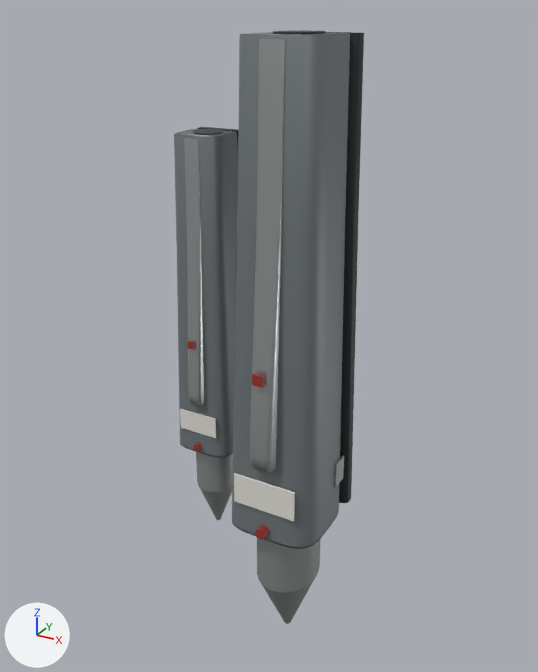
Before and after pictures for a commit that changed the glTF model dist/assets/equipment/anabolic-protoplaser.glb.
One viewpoint serves both versions: a 50 mm camera at (0.192, -0.359, 0.185) aimed at (0.008, -0.023, 0.018). Arrows for +X, +Y and +Z are at lower left; the lights stay in place. The picture after the commit comes second. Where no turn or scale is listed for an object, it has been applied to the vertices. Vertices at exactly the same position are counted once.

In view in the first picture: 'black', 'dark', 'grey', 'metal', 'red', 'white'.
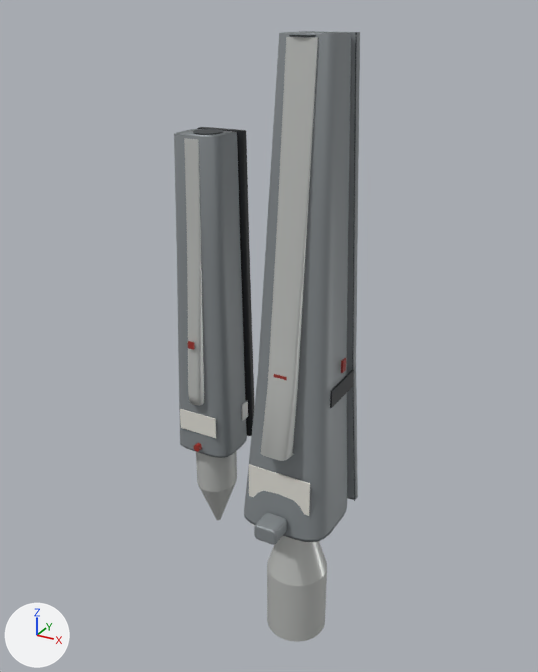
The newer file is also turned or shifted as a whole; pictures and numbers use the older file's frame.

What differs and where, as boxes (x1, y1, x2, y2) in the pictures (538 x 672 px; the box of a moved part takes in the faces that stretch with it):
'grey', reshaped: before (174, 32, 350, 549); after (174, 31, 360, 545)
'metal', surface changed, reshaped (11% narrower): before (184, 39, 344, 624); after (184, 37, 327, 642)
'black', reshaped (34% shorter): before (197, 32, 364, 503); after (197, 127, 354, 436)
'white', reshaped (13% wider): before (180, 409, 295, 521); after (180, 409, 310, 516)
'dark', reshaped: before (193, 30, 325, 135); after (193, 32, 357, 501)
'red', reshaped: before (188, 341, 269, 540); after (188, 341, 346, 452)
part 1 of me_mesh_0, added (black): after (330, 370, 354, 408)
part 2 of me_mesh_0, deleted (black): before (325, 32, 364, 503)
part 3 of me_mesh_1, added: after (254, 513, 287, 545)
part 4 of me_mesh_1, cut back: before (232, 32, 350, 549); after (244, 31, 360, 542)
part 5 of me_mesh_2, rebuilt: before (257, 538, 321, 624); after (267, 536, 327, 642)
part 6 of me_mesh_2, deleted: before (334, 455, 344, 488)
part 7 of me_mesh_2, moved or reshaped: before (250, 39, 286, 473); after (261, 37, 318, 461)
part 8 of me_mesh_3, moved or reshaped (not visible afterwards): before (255, 525, 269, 540)
part 9 of me_mesh_3, moved or reshaped: before (252, 374, 264, 388); after (274, 374, 287, 380)
part 10 of me_mesh_4, moved or reshaped: before (234, 473, 295, 521); after (249, 464, 310, 516)
part 11 of me_mesh_5, added: after (289, 35, 316, 37)
part 12 of me_mesh_5, added: after (352, 32, 357, 501)
part 13 of me_mesh_5, cut back: before (273, 30, 325, 34)

What changed in the scene script:
```text
Change mat_metal:
    mat_metal.metallic: 0.75 -> 0.28
Change me_mesh_0:
    remove me_mesh_0.from_pydata(...)  # 484 vertices, 960 faces; spans x -0.052..0.054, y -0.012..0.0, z -0.088..0.175
    add me_mesh_0.from_pydata(...)  # 250 vertices, 492 faces; spans x -0.052..0.054, y -0.038..0.0, z -0.063..0.125
    me_mesh_0 part 1: a new loose piece, a box spanning x 0.0527..0.0537, y -0.0385..-0.0095, z -0.00853..0.00147, in mat_black (black #24272a)
    me_mesh_0 part 2: the loose piece of 242 vertices spanning x -0.002..0.054, y -0.012..0.0, z -0.088..0.175 is deleted
Change me_mesh_1:
    remove me_mesh_1.from_pydata(...)  # 484 vertices, 960 faces; spans x -0.052..0.054, y -0.063..-0.006, z -0.088..0.175
    add me_mesh_1.from_pydata(...)  # 950 vertices, 1884 faces; spans x -0.052..0.057, y -0.069..0.0, z -0.087..0.175
    me_mesh_1 part 3: a new loose piece of 224 vertices spanning x 0.023..0.037, y -0.069..-0.055, z -0.084..-0.074, in mat_grey (grey #8a9093)
    me_mesh_1 part 4: 241 vertices moved from x -0.002..0.054, y -0.063..-0.01, z -0.088..0.175 to x 0.002..0.057, y -0.019..0.0, z -0.087..0.175; 242 vertices added at x 0.003..0.057, y -0.056..-0.001, z -0.087..0.175
Change me_mesh_2:
    remove me_mesh_2.from_pydata(...)  # 1226 vertices, 2504 faces; spans x -0.045..0.054, y -0.069..-0.006, z -0.175..0.173
    add me_mesh_2.from_pydata(...)  # 1060 vertices, 2172 faces; spans x -0.045..0.049, y -0.062..-0.006, z -0.175..0.174
    me_mesh_2 part 5: the loose piece of 123 vertices spanning x 0.008..0.044, y -0.055..-0.009, z -0.175..-0.088 is rebuilt with 123 vertices and now spans x 0.011..0.049, y -0.047..-0.009, z -0.175..-0.099
    me_mesh_2 part 6: the loose piece of 8 vertices spanning x 0.054, y -0.03..-0.02, z -0.064..-0.048 is deleted
    me_mesh_2 part 7: 145 vertices moved from x 0.02..0.032, y -0.063..-0.053, z 0.044..0.173 to x 0.022..0.038, y -0.051..-0.033, z -0.035..0.174; 337 vertices removed from x 0.02..0.032, y -0.069..-0.054, z -0.039..0.12; 97 vertices added at x 0.022..0.038, y -0.062..-0.046, z -0.035..0.003
    other edits to the shape of me_mesh_2 do not show in these pictures
Change me_mesh_3:
    remove me_mesh_3.from_pydata(...)  # 180 vertices, 344 faces; spans x -0.0351..0.0292, y -0.0691..-0.0375, z -0.0849..0.0174
    add me_mesh_3.from_pydata(...)  # 228 vertices, 416 faces; spans x -0.0351..0.054, y -0.0665..-0.0219, z -0.085..0.0139
    me_mesh_3 part 8: 77 vertices moved from x 0.0228..0.0292, y -0.0674..-0.0621, z -0.0849..-0.0787 to x 0.026..0.034, y -0.0665..-0.0585, z -0.085..-0.0842; 5 vertices removed from x 0.0288..0.0291, y -0.0674..-0.0621, z -0.0813..-0.0804; 5 vertices added at x 0.026..0.0264, y -0.0619..-0.0607, z -0.085..-0.0842
    me_mesh_3 part 9: 8 vertices moved from x 0.023..0.029, y -0.0691..-0.0677, z 0.0115..0.0174 to x 0.0262..0.0337, y -0.0524..-0.0514, z 0.0036..0.0111
    other edits to the shape of me_mesh_3 do not show in these pictures
Change me_mesh_4:
    remove me_mesh_4.from_pydata(...)  # 16 vertices, 24 faces; spans x -0.0457..0.0447, y -0.0635..-0.0377, z -0.0685..-0.0358
    add me_mesh_4.from_pydata(...)  # 16 vertices, 24 faces; spans x -0.0457..0.049, y -0.0534..-0.0377, z -0.0699..-0.0358
    me_mesh_4 part 10: the loose piece of 8 vertices spanning x 0.0073..0.0447, y -0.0635..-0.0624, z -0.0685..-0.0502 is scaled about its middle by (1.02, 0.564, 1.14), then moved by (0.004, 0.0099, -0.0001)
Change me_mesh_5:
    remove me_mesh_5.from_pydata(...)  # 164 vertices, 320 faces; spans x -0.0408..0.0375, y -0.0426..-0.0086, z 0.1251..0.1758
    add me_mesh_5.from_pydata(...)  # 730 vertices, 1440 faces; spans x -0.0408..0.0573, y -0.042..-0.0057, z -0.1753..0.175
    me_mesh_5 part 11: a new loose piece, a 40-sided cylinder along z spanning x 0.018..0.042, y -0.035..-0.011, z 0.17382..0.17442, in mat_dark (dark grey #3b4144)
    me_mesh_5 part 12: a new loose piece of 242 vertices spanning x 0.0447..0.0573, y -0.0067..-0.0057, z -0.0871..0.175, in mat_dark (dark grey #3b4144)
    me_mesh_5 part 13: 77 vertices moved from x 0.0145..0.0375, y -0.0424..-0.0142, z 0.1751..0.1758 to x 0.0117..0.0153, y -0.0067..-0.0057, z 0.0912..0.175; 5 vertices removed from x 0.0242..0.026, y -0.0426..-0.0284, z 0.1751..0.1758; 165 vertices added at x 0.0027..0.0153, y -0.0067..-0.0057, z -0.0871..0.175
    other edits to the shape of me_mesh_5 do not show in these pictures
```
